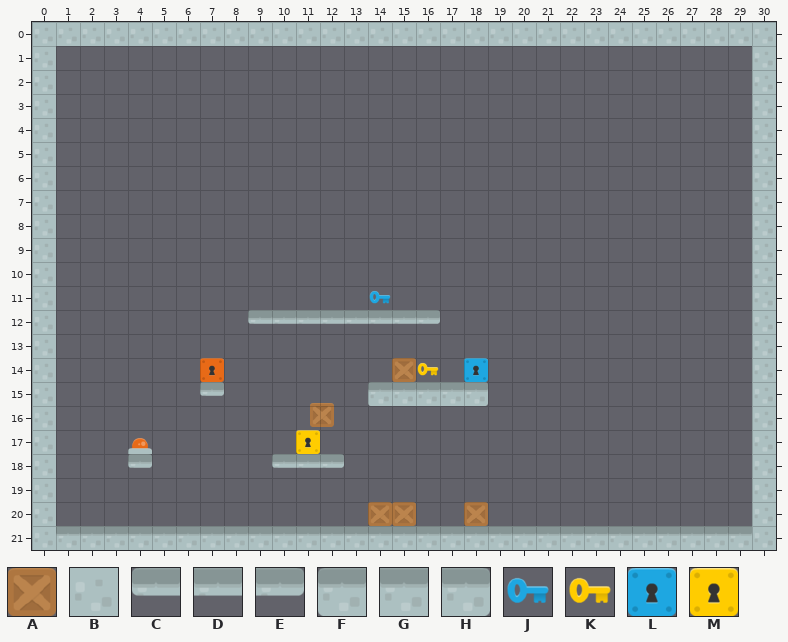
Tiled map (JSON), stored at levels/untitled.json. This is how it looked before the edit.
Cells are 50x50 px. Shown: x 0..30, y 0..21.
Key: from "box": A 1; from "castle": B 1, C 8, D 9, E 10, F 17, G 18, H 19; from "items": J 33, K 36; from "misc": L 11, M 14.
_ is an empty cell.
Objects are placed by their top-left corner, in cells (3,4 is the top-left corner of cell 3,4); size is 1x1 cell unless given.
Layer "Tile Layer 1" before, first column x 8:
 8 _____________________
 9 _____________________
10 _____________________
11 ______J______________
12 _CDDDDDDE____________
13 _____________________
14 _______AK_L__________
15 ______FGGGH__________
16 _____________________
17 ___M_________________
18 __CDE________________
19 _____________________
20 ______AA__A__________
21 GGGGGGGGGGGGGGGGGGGGG
Objects on layer "Object Layer 1" before:
A at 11.6,15.9
The result:
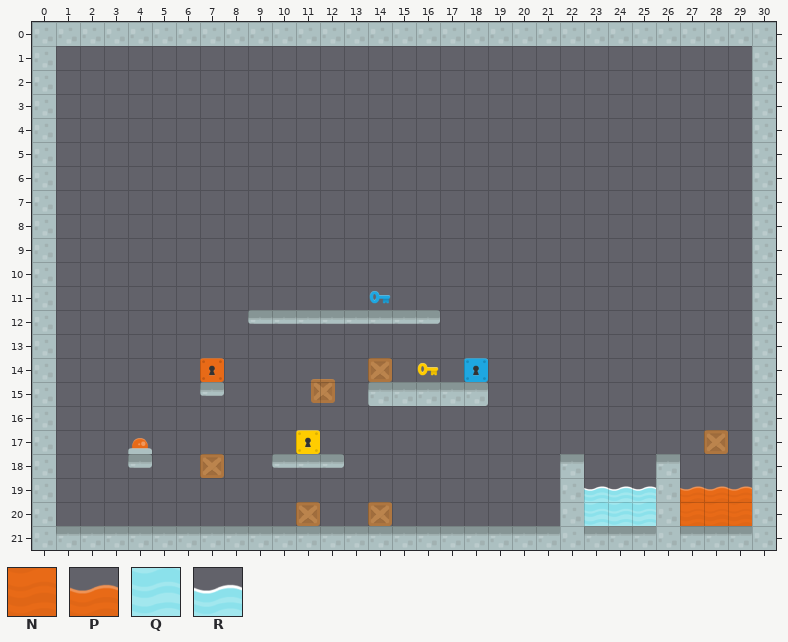
Further tiles: from "liquids": N 0, P 2, Q 3, R 5.
Tiles of an added or newly shown layer are drawn over the layers below it.
The exact change:
Layer "Tile Layer 1" (removed):
Tile A is removed in row 14 at x 15; in row 20 at x 15 and 18.
Tile G is removed in row 21 at x 22 and 26.
Layer "Background" (added):
The author put tile B in rows 19 to 21 at x 22 and 26.
The author put tile G in row 18 at x 22 and 26.
The author put tile N in row 20 at x 27 to 29.
The author put tile P in row 19 at x 27 to 29.
The author put tile Q in row 20 at x 23 to 25.
The author put tile R in row 19 at x 23 to 25.
Layer "Foreground" (added):
The author put tile A in row 14 at x 14; in row 17 at x 28; in row 18 at x 7; in row 20 at x 11.
Layer "Object Layer 1":
Object A at 11.6,15.9 becomes A at 11.6,14.9.
Where, in picture pixels (left, top, right, bottom), the same in both pictures:
changed: (368, 358, 416, 382)
changed: (310, 379, 335, 427)
added: (704, 430, 728, 454)
added: (200, 454, 224, 478)
changed: (560, 454, 752, 536)
added: (296, 502, 320, 526)
removed: (392, 502, 416, 526)
removed: (464, 502, 488, 526)
